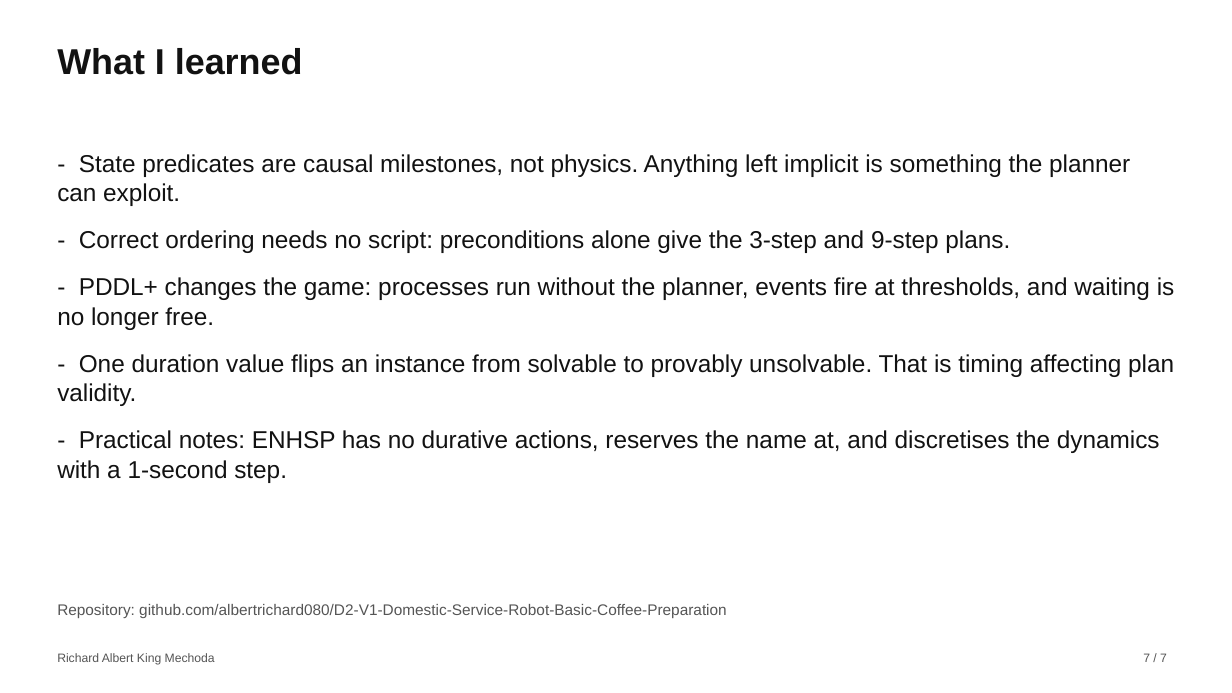
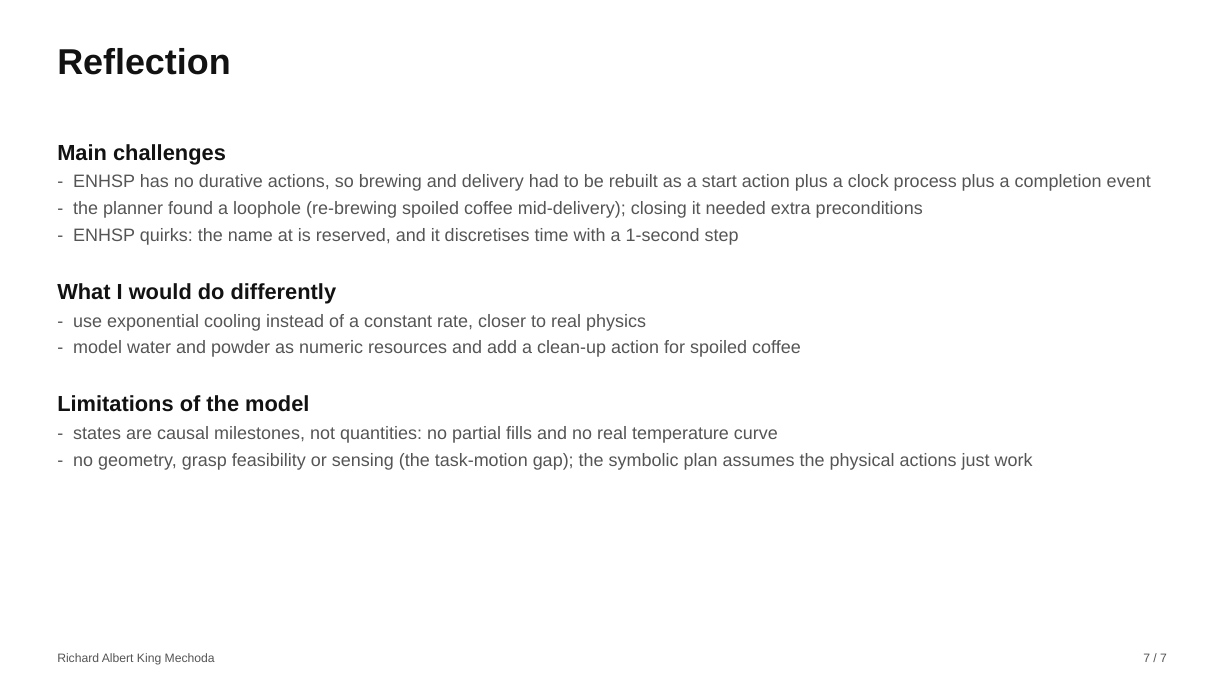
Before and after one commit to albertrichard080/D2-V1-Domestic-Service-Robot-Basic-Coffee-Preparation, a slide deck: slide 7 of slide/D2-V1_presentation.pptx. Drawn at 1232x693 pixels with LibreOffice and Linux fonts; fonts in the diff are those of the drawing; background and template pictures are left out. Boxes give left, top, right and bottom in pixels: in the first picture for what was removed or moved away, otherwise in the second. Text is boxed around its words. In the diff, an @@ line names an element or a change of style, - is before the commit and + after.

```diff
--- a/slide/D2-V1_presentation.pptx
+++ b/slide/D2-V1_presentation.pptx
@@ text at (57,48,230,75): text changed @@
-What I learned
+Reflection
@@ text at (57,144,1151,470): text changed; size 19 to 14 pt; text colour #121212 to #555555 @@
-- State predicates are causal milestones, not physics. Anything left implicit is something the planner can exploit.
-- Correct ordering needs no script: preconditions alone give the 3-step and 9-step plans.
-- PDDL+ changes the game: processes run without the planner, events fire at thresholds, and waiting is no longer free.
-- One duration value flips an instance from solvable to provably unsolvable. That is timing affecting plan validity.
-- Practical notes: ENHSP has no durative actions, reserves the name at, and discretises the dynamics with a 1-second step.
+Main challenges
+- ENHSP has no durative actions, so brewing and delivery had to be rebuilt as a start action plus a clock process plus a completion event
+- the planner found a loophole (re-brewing spoiled coffee mid-delivery); closing it needed extra preconditions
+- ENHSP quirks: the name at is reserved, and it discretises time with a 1-second step
+What I would do differently
+- use exponential cooling instead of a constant rate, closer to real physics
+- model water and powder as numeric resources and add a clean-up action for spoiled coffee
+Limitations of the model
+- states are causal milestones, not quantities: no partial fills and no real temperature curve
+- no geometry, grasp feasibility or sensing (the task-motion gap); the symbolic plan assumes the physical actions just work
@@ text removed at (57,604,727,618) @@
-Repository: github.com/albertrichard080/D2-V1-Domestic-Service-Robot-Basic-Coffee-Preparation
```
Also in this commit, not shown: 1 other slide changed, 1 other file.
